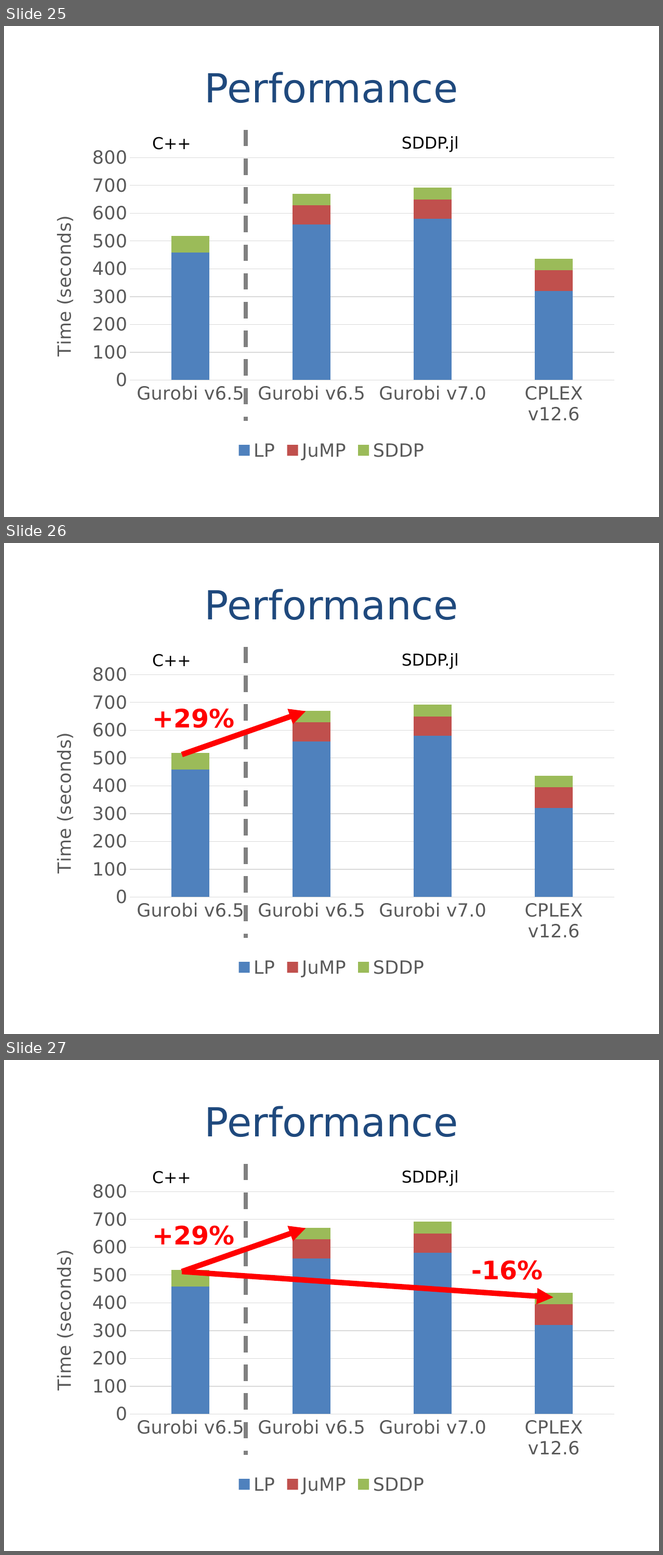
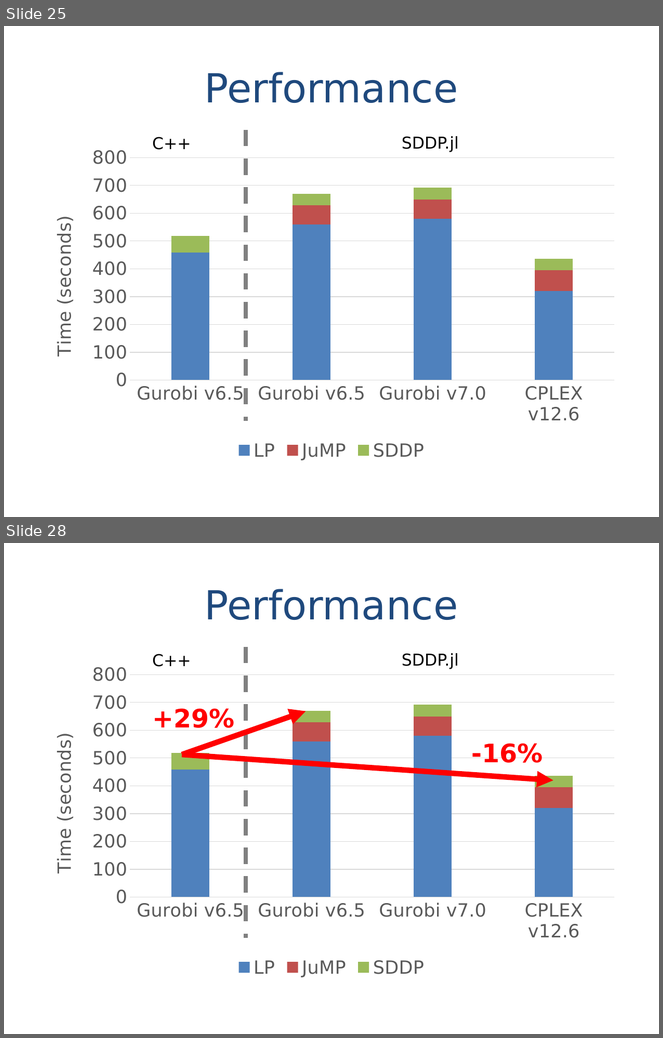
Before and after one commit to odow/talks, a slide deck: ORSNZ17_SDDP.pptx. Shown one above the other, each under a label of ours: slides 25, 26 and 27 before the commit, slides 25 and 28 after it; the slides between them are not shown. The pictures are 663x1555 and 663x1038 pixels, drawn with LibreOffice and Linux fonts; fonts in the diff are those of the drawing. Boxes give left, top, right and bottom in pixels: in the first picture for what was removed or moved away, otherwise in the second. Text is boxed around its words. In the diff, an @@ line names an element or a change of style, - is before the commit and + after.

Commit message:
Updates for sddp

```diff
--- a/ORSNZ17_SDDP.pptx
+++ b/ORSNZ17_SDDP.pptx
@@ slide 26 removed at (4,543,659,1034), background #FFFFFF @@
@@ title removed at (205,589,458,620) @@
-Performance
@@ line removed from (246, 647) to (246, 938) @@
@@ column stacked chart removed at (37,657,626,982) @@
-categories: Gurobi v6.5, Gurobi v6.5, Gurobi v7.0, CPLEX v12.6
-LP: 460, 560, 580, 320
-JuMP: 0, 70, 70, 80
-SDDP: 60, 40, 40, 40
@@ text removed at (152,654,191,667) @@
-C++
@@ text removed at (402,653,459,669) @@
-SDDP.jl
@@ text removed at (152,708,234,728) @@
-+29%
@@ arrow removed from (182, 755) to (306, 711) @@
@@ what was slide 27 is now slide 28 @@
```
Also in this commit, not shown: 3 slides changed, 4 other files.
